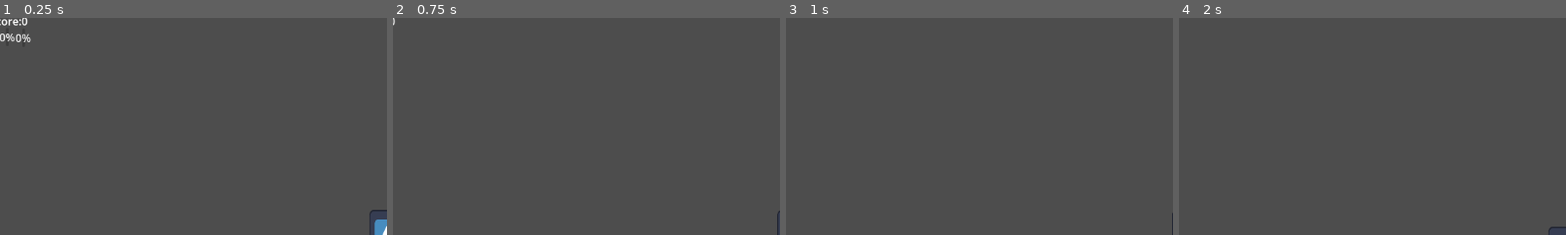
Above: before the commit, frames 1-4 (left to right).
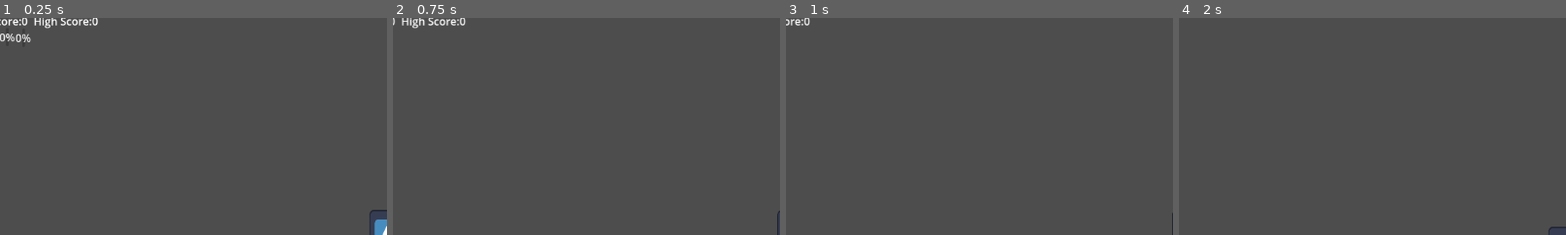
Above: after the commit, the same moments.

Repository: ACristoff/strangecompanion
Game: Godot game, scene res://game/manager.tscn
Same seed, same stepped clock (60 frames per second), same inputs: the game is played once before the commit and once after it. The engine's default icon, where the game draws it, is replaced by a stand-in: a white triangle on a blue panel in a dark square.
Inputs:
- Up to frame 1 (0.25 s): no input
- Up to frame 2 (0.75 s): hold Right (ui_right) from 0.53 s (still down); tap 1 (select_1) at 0.6 s
- Up to frame 3 (1 s): keep holding Right (ui_right)
- Up to frame 4 (2 s): release Right (ui_right) at 1.28 s; hold Down (ui_down) from 1.28 s (still down); tap 2 (select_2) at 1.35 s
The pictures show only the part of the screen within x 0-50%, y 0-50%; the shares and areas given below are measured in that part.

The runs differ from the first frame. In frame 1, 0.4% of the frame differs, in the area x 8-26%, y 0-5%; in frame 2, 0.4%, in the area x 2-19%, y 0-5%; in frame 3, 0.1%; in frame 4, nothing differs.
Error before the commit: Parse Error: Function "load_high_score()" not found in base self. (res://game/UI/ui_root.gd:20)

Commit message:
changed some of the high score code

Diff:
--- a/game/UI/ui_root.gd
+++ b/game/UI/ui_root.gd
@@ -1,40 +1,36 @@
 extends Control
 
-# score and essence meters
+# Score and essence meters
 var score: int = 0
 var essence_meter_1: int = 0
 var essence_meter_2: int = 0
 var essence_meter_3: int = 0
 
-var high_score: int = 0
-const HIGH_SCORE_FILE: String = "user://high_score.txt"
+var high_score: int = 0  # Simple high score variable
 
 const MAX_ESSENCE_METER_1: int = 100
 const MAX_ESSENCE_METER_2: int = 100
 const MAX_ESSENCE_METER_3: int = 100
 
-# Called when the node is added to the scene
 func _ready():
 	update_score_label()
 	update_meters()
-	load_high_score()
 	$FailStateMenu.visible = false  # Hide fail menu initially
-	$UpgradeMenu.visible = false    # Hide upgrade menu initially
+	$UpgradeMenu.visible = false      # Hide upgrade menu initially
 
-
-# Function to add points to the score
 func add_score(points: int):
 	score += points
 	update_score_label()
 	check_high_score()
 
+func check_high_score():
+	if score > high_score:
+		high_score = score  # Update high score if current score is higher
 
-# Update the score label
 func update_score_label():
 	$ScoreLabel.text = "Score: " + str(score)
 	$HighScoreLabel.text = "High Score: " + str(high_score)
 
-# Functions to update essence meters
 func add_to_essence_meter_1(amount: int):
 	essence_meter_1 = min(essence_meter_1 + amount, MAX_ESSENCE_METER_1)
 	update_meters()
@@ -47,19 +43,16 @@
 	essence_meter_3 = min(essence_meter_3 + amount, MAX_ESSENCE_METER_3)
 	update_meters()
 
-# Update the meters display
 func update_meters():
 	$EssenceMeter_1.value = essence_meter_1
 	$EssenceMeter_2.value = essence_meter_2
 	$EssenceMeter_3.value = essence_meter_3
 
-# Show fail state menu
 func show_fail_menu():
 	$FailStateMenu.visible = true
 	$MainGameUI.visible = false  # Hide the main game UI
-	$UpgradeMenu.visible = false # Hide upgrade menu when failed
+	$UpgradeMenu.visible = false   # Hide upgrade menu when failed
 
-# Restart the game
 func restart_game():
 	score = 0
 	essence_meter_1 = 0
@@ -70,37 +63,24 @@
 	$FailStateMenu.visible = false
 	$MainGameUI.visible = true
 
-# Quit the game
 func quit_game():
 	get_tree().quit()
 
-# Start the game from the main menu
 func start_game():
 	$MainMenu.visible = false
 	$MainGameUI.visible = true
 
-# Open the upgrade menu
 func open_upgrade_menu():
 	$UpgradeMenu.visible = true
 	$MainGameUI.visible = false
 
-# Close the upgrade menu and go back to the game
 func close_upgrade_menu():
 	$UpgradeMenu.visible = false
 	$MainGameUI.visible = true
 
-# Check fail state condition (example function to monitor fail condition)
 func check_fail_condition():
 	if essence_meter_1 <= 0 and essence_meter_2 <= 0 and essence_meter_3 <= 0:
 		show_fail_menu()
-
-#save hight score to a file
-func save_high_score():
-	var file = File.new()
-	file.store_var(high_score)
-	file.close()
-
-
 
 func _on_quit_button_pressed() -> void:
 	quit_game()
@@ -108,8 +88,8 @@
 func _on_retry_button_pressed() -> void:
 	restart_game()
 
-func _on_UpgradeButton_pressed():
+func _on_upgrade_button_pressed():
 	open_upgrade_menu()
 
-func _on_CloseUpgradeMenu_pressed():
+func _on_close_upgrade_menu_pressed():
 	close_upgrade_menu()
--- a/game/UI/ui_root.tscn
+++ b/game/UI/ui_root.tscn
@@ -1,6 +1,8 @@
-[gd_scene load_steps=2 format=3 uid="uid://dyom15efvlgkk"]
+[gd_scene load_steps=3 format=3 uid="uid://dyom15efvlgkk"]
 
 [ext_resource type="Script" path="res://game/UI/ui_root.gd" id="1_folln"]
+
+[sub_resource type="GDScript" id="GDScript_6o0w2"]
 
 [node name="UIRoot" type="Control"]
 layout_mode = 3
@@ -11,11 +13,12 @@
 grow_vertical = 2
 script = ExtResource("1_folln")
 
-[node name="Score" type="Label" parent="."]
+[node name="ScoreLabel" type="Label" parent="."]
 layout_mode = 0
 offset_right = 40.0
 offset_bottom = 23.0
 text = "Score:0"
+script = SubResource("GDScript_6o0w2")
 
 [node name="EssenceMeter_1" type="ProgressBar" parent="."]
 layout_mode = 0
@@ -75,3 +78,13 @@
 scale = Vector2(0.148003, 0.207568)
 text = "Quit
 "
+
+[node name="HighScoreLabel" type="Label" parent="."]
+layout_mode = 0
+offset_left = 65.0
+offset_right = 105.0
+offset_bottom = 23.0
+text = "High Score:0"
+
+[connection signal="pressed" from="FailStateMenu/RetryButton" to="." method="_on_retry_button_pressed"]
+[connection signal="pressed" from="FailStateMenu/QuitButton" to="." method="_on_quit_button_pressed"]
--- a/project.godot
+++ b/project.godot
@@ -18,6 +18,7 @@
 [autoload]
 
 GlobalPos="*res://game/enemies/GlobalPos.gd"
+HighScoreManager="*res://HighScoreManager.gd"
 
 [input]
 
